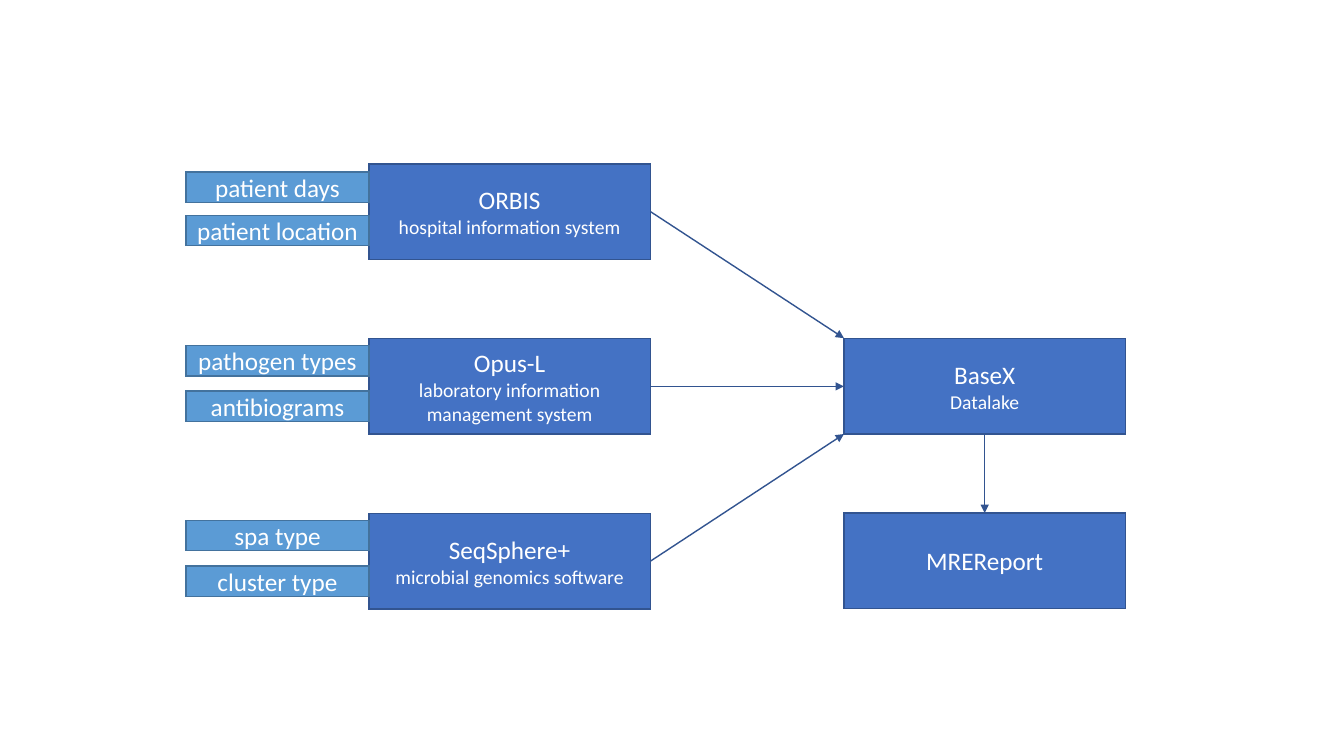
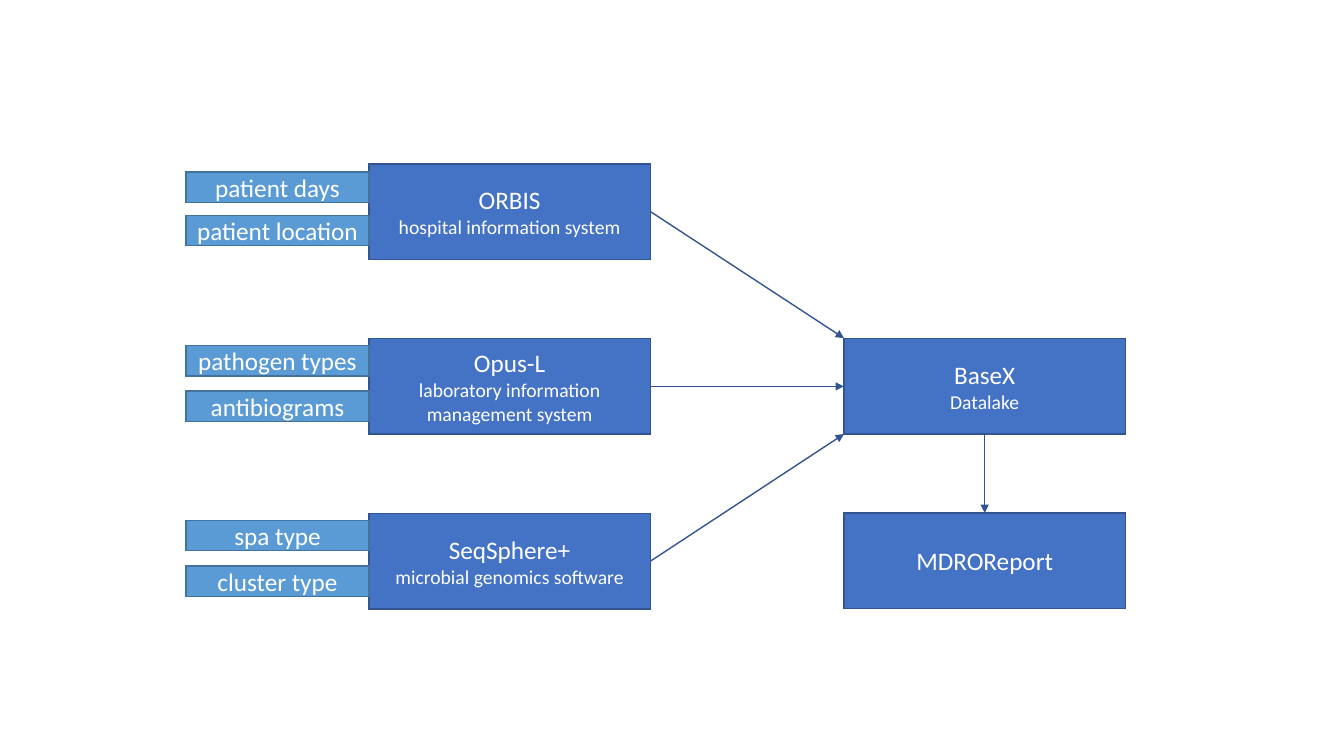
Before and after one commit to imi-ms/mdro-report, a slide deck: slide 2 of images/Grafik ETL MDreport.pptx. Drawn at 1344x756 pixels with LibreOffice and Linux fonts; fonts in the diff are those of the drawing. Boxes give left, top, right and bottom in pixels: in the first picture for what was removed or moved away, otherwise in the second. Text is boxed around its words. In the diff, an @@ line names an element or a change of style, - is before the commit and + after.

```diff
--- a/images/Grafik ETL MDreport.pptx
+++ b/images/Grafik ETL MDreport.pptx
@@ text in rectangle at (916, 553, 1053, 574): text changed @@
-MREReport
+MDROReport
```
Also in this commit, not shown: 3 other files.
